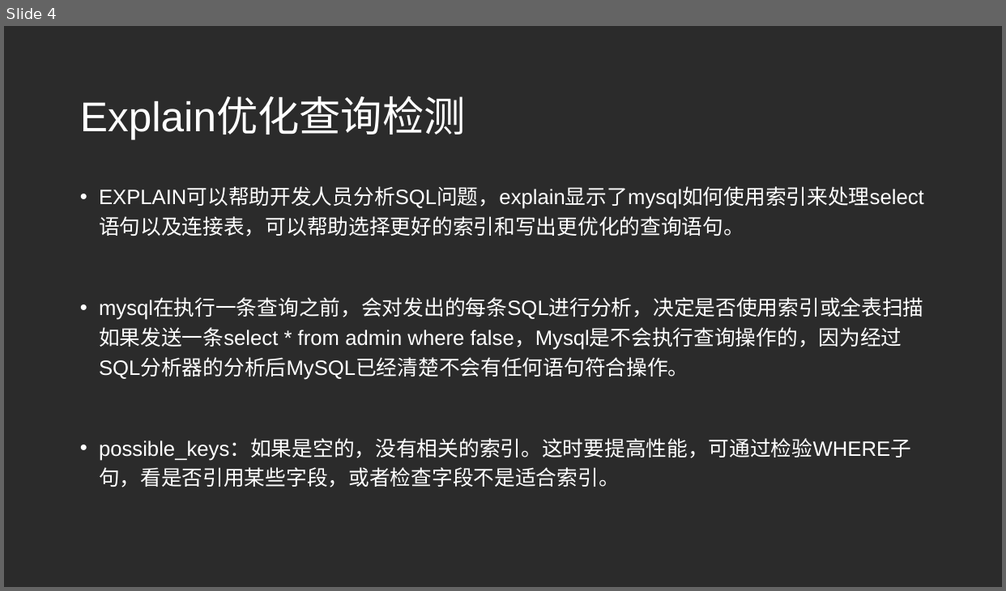
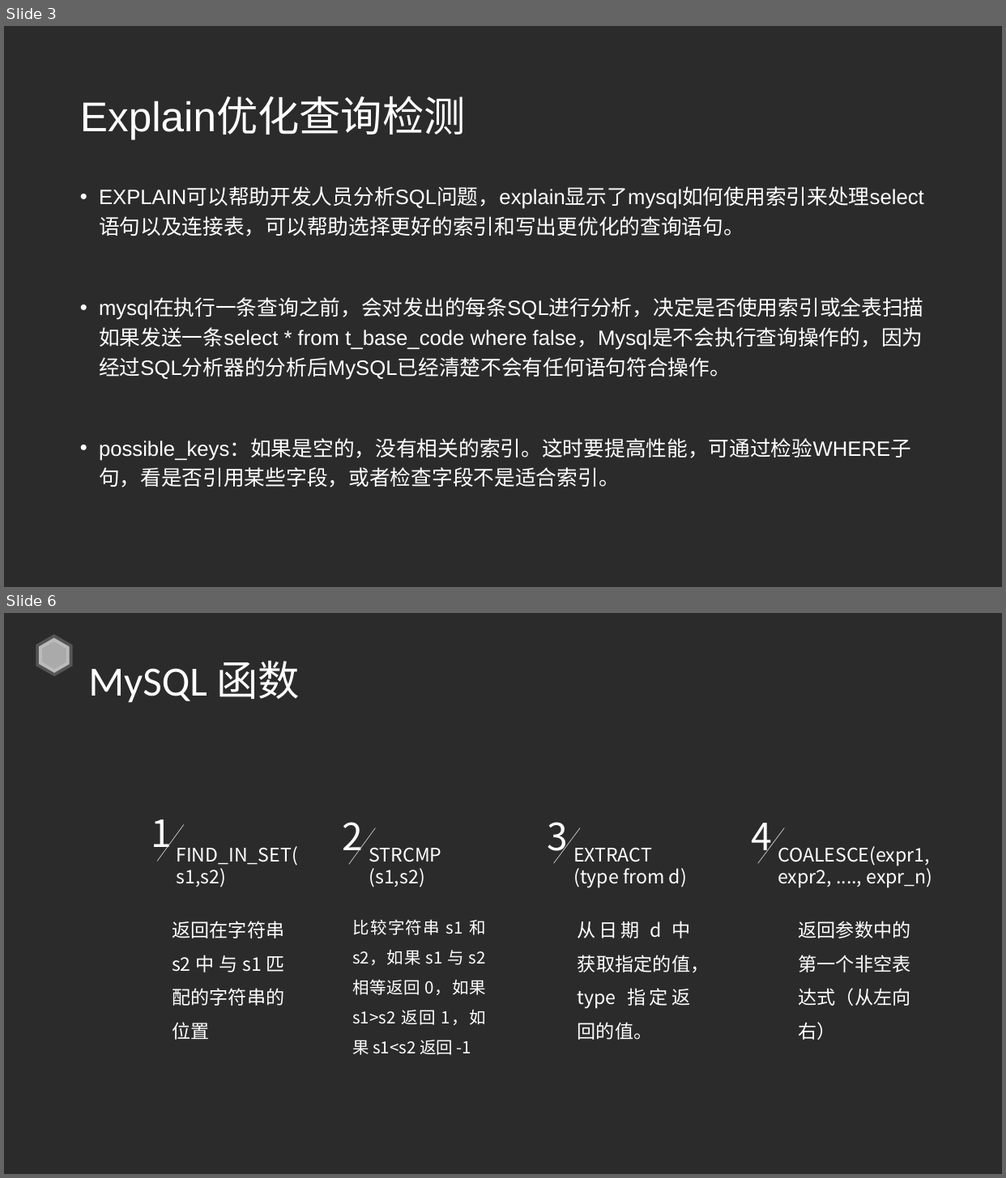
Before and after one commit to SilenceLoveLt/WorkSpaceNew, a slide deck: 工作/内部培训.pptx. Shown one above the other, each under a label of ours: slide 4 before the commit, slides 3 and 6 after it; the slides between them are not shown. The pictures are 1006x591 and 1006x1178 pixels, drawn with LibreOffice and Linux fonts; fonts in the diff are those of the drawing; background and template pictures are left out; a plain dark background stands for a picture behind light text. Boxes give left, top, right and bottom in pixels: in the first picture for what was removed or moved away, otherwise in the second. Text is boxed around its words. In the diff, an @@ line names an element or a change of style, - is before the commit and + after.

```diff
--- a/工作/内部培训.pptx
+++ b/工作/内部培训.pptx
@@ slide 6 added at [4,613,1002,1174], background picture (left out) @@
@@ hexagon added at [32,633,77,677], fill #FFFFFF at 60% opacity, outline #FFFFFF 6 pt @@
@@ text added at [88,661,300,703], 40 pt, text #FFFFFF @@
+MySQL 函数
@@ text added at [151,820,172,857], 36 pt, text #FFFFFF @@
+1
@@ line added from (184, 825) to (157, 862), #D8D8D8 0.5 pt @@
@@ text added at [343,822,364,860], 36 pt, text #FFFFFF @@
+2
@@ line added from (375, 828) to (349, 865), #D8D8D8 0.5 pt @@
@@ text added at [548,822,569,860], 36 pt, text #FFFFFF @@
+3
@@ line added from (581, 828) to (553, 864), #D8D8D8 0.5 pt @@
@@ text added at [752,823,773,860], 36 pt, text #FFFFFF @@
+4
@@ line added from (785, 828) to (758, 864), #D8D8D8 0.5 pt @@
@@ text added at [176,846,297,888], 18 pt, text #FFFFFF @@
+FIND_IN_SET(s1,s2)
@@ text added at [369,847,442,888], 18 pt, text #FFFFFF @@
+STRCMP
+(s1,s2)
@@ text added at [573,847,687,888], 18 pt, text #FFFFFF @@
+EXTRACT
+(type from d)
@@ text added at [778,846,932,888], 18 pt, text #FFFFFF @@
+COALESCE(expr1, expr2, ...., expr_n)
@@ text added at [172,921,285,939], 18 pt, text #FFFFFF @@
+返回在字符串s2中与s1匹配的字符串的位置
@@ text added at [352,919,486,1055], 16 pt, text #FFFFFF @@
+比较字符串 s1 和 s2，如果 s1 与 s2 相等返回 0，如果 s1>s2 返回 1，如果 s1<s2 返回 -1
@@ text added at [577,921,710,1040], 18 pt, text #FFFFFF @@
+从日期 d 中获取指定的值，type 指定返回的值。
@@ text added at [798,921,911,1040], 18 pt, text #FFFFFF @@
+返回参数中的第一个非空表达式（从左向右）
@@ what was slide 4 is now slide 3 @@
@@ slide 3 changed as well @@
@@ text at [99,298,924,380]: text changed @@
-• mysql在执行一条查询之前，会对发出的每条SQL进行分析，决定是否使用索引或全表扫描如果发送一条select * from admin where false，Mysql是不会执行查询操作的，因为经过SQL分析器的分析后MySQL已经清楚不会有任何语句符合操作。
+• mysql在执行一条查询之前，会对发出的每条SQL进行分析，决定是否使用索引或全表扫描如果发送一条select * from t_base_code where false，Mysql是不会执行查询操作的，因为经过SQL分析器的分析后MySQL已经清楚不会有任何语句符合操作。
```
Also in this commit, not shown: 3 other slides changed, 2 other slides added, 3 slides removed, 16 other files.
